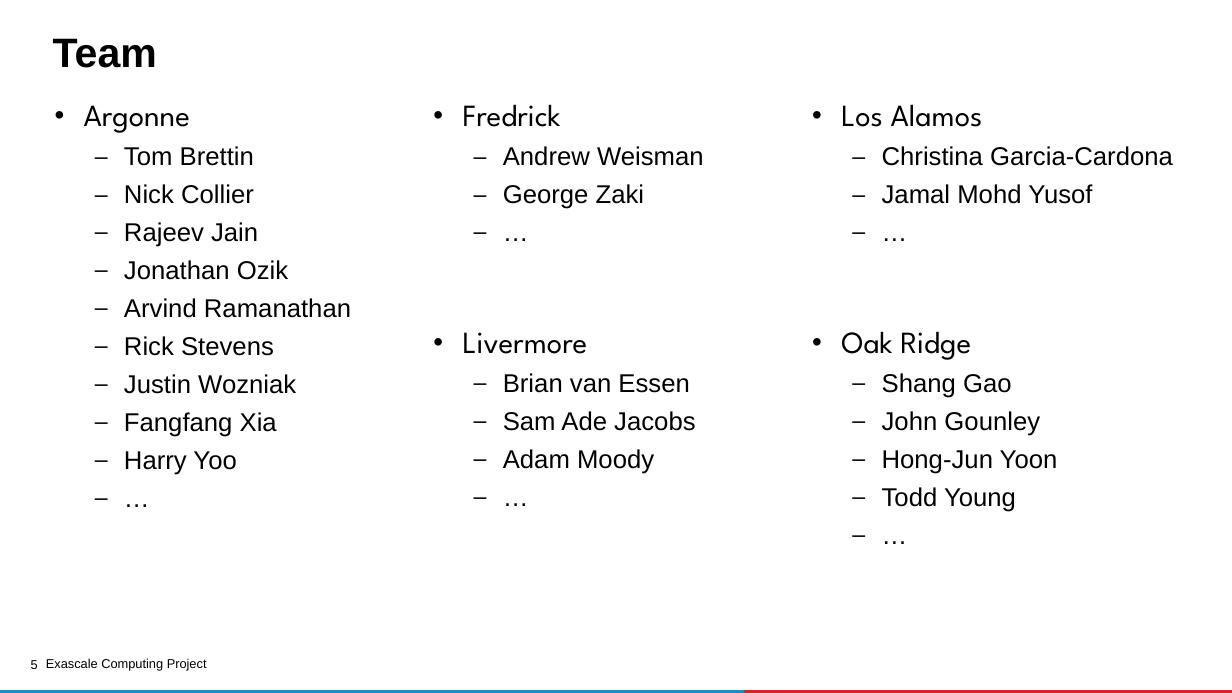
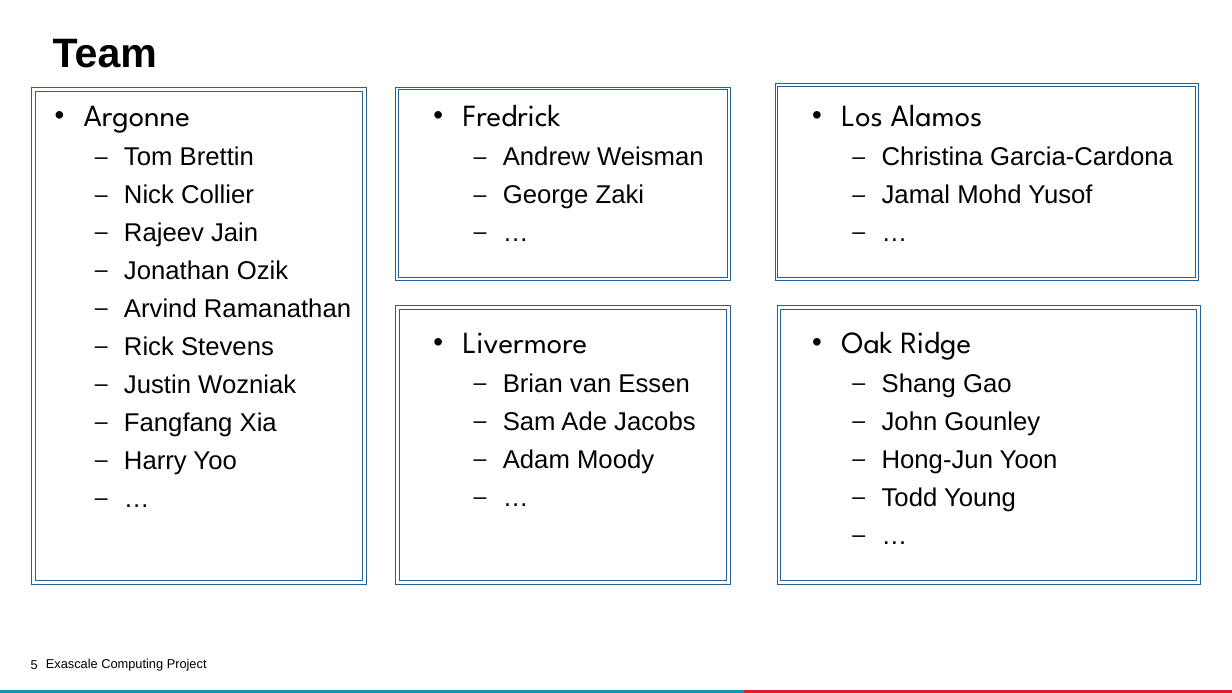
Before and after one commit to ECP-CANDLE/Tutorials, a slide deck: slide 5 of 2020/ECP/slides/01-Overview.pptx. Drawn at 1232x693 pixels with LibreOffice and Linux fonts; fonts in the diff are those of the drawing; background and template pictures are left out. Boxes give left, top, right and bottom in pixels: in the first picture for what was removed or moved away, otherwise in the second. Text is boxed around its words. In the diff, an @@ line names an element or a change of style, - is before the commit and + after.

```diff
--- a/2020/ECP/slides/01-Overview.pptx
+++ b/2020/ECP/slides/01-Overview.pptx
@@ frame added at box(31, 88, 366, 585), fill #FFFFFF, outline #266092 0.75 pt @@
@@ frame added at box(396, 88, 730, 281), fill #FFFFFF, outline #266092 0.75 pt @@
@@ frame added at box(775, 83, 1199, 280), fill #FFFFFF, outline #266092 0.75 pt @@
@@ frame added at box(396, 306, 730, 585), fill #FFFFFF, outline #266092 0.75 pt @@
@@ frame added at box(777, 306, 1201, 585), fill #FFFFFF, outline #266092 0.75 pt @@
```
Also in this commit, not shown: 2 other slides changed, 1 other file.
